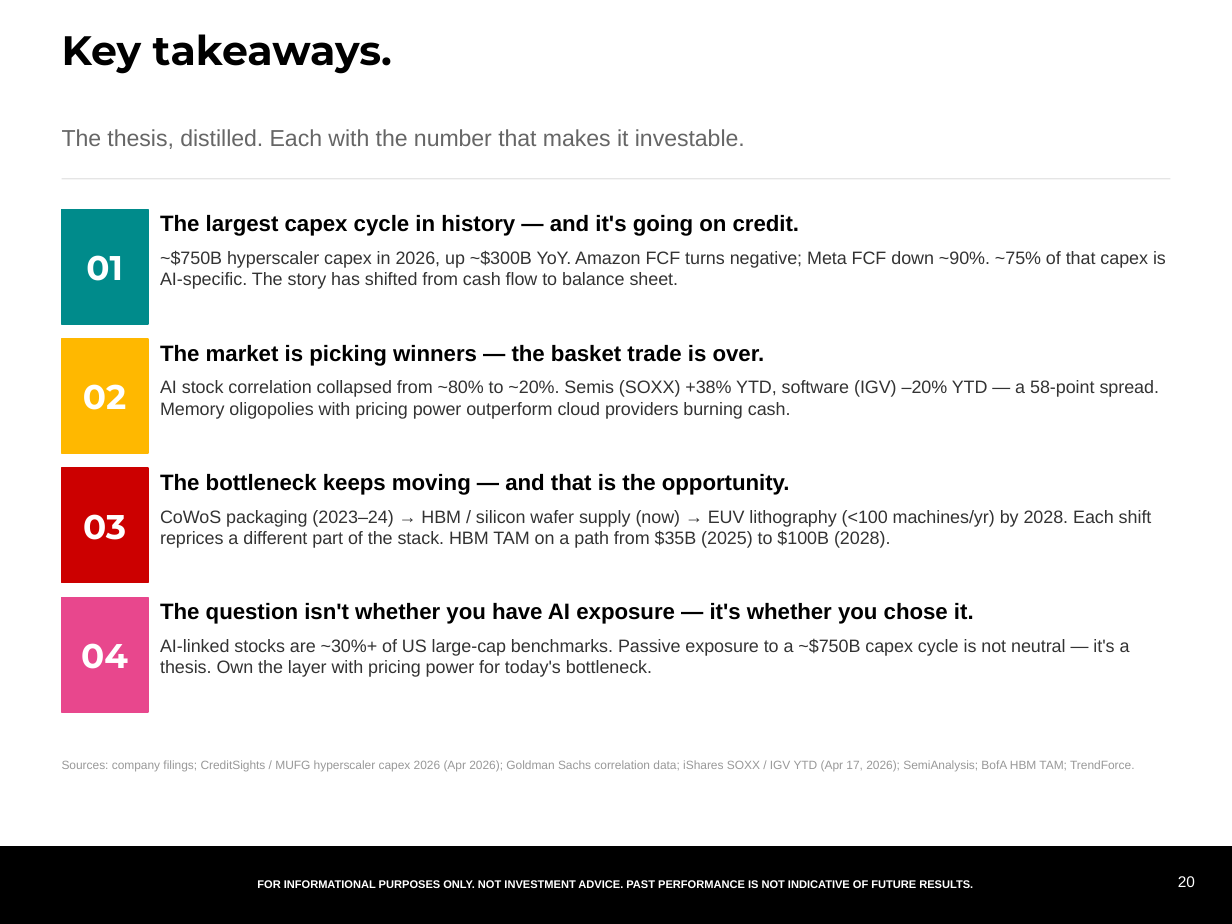
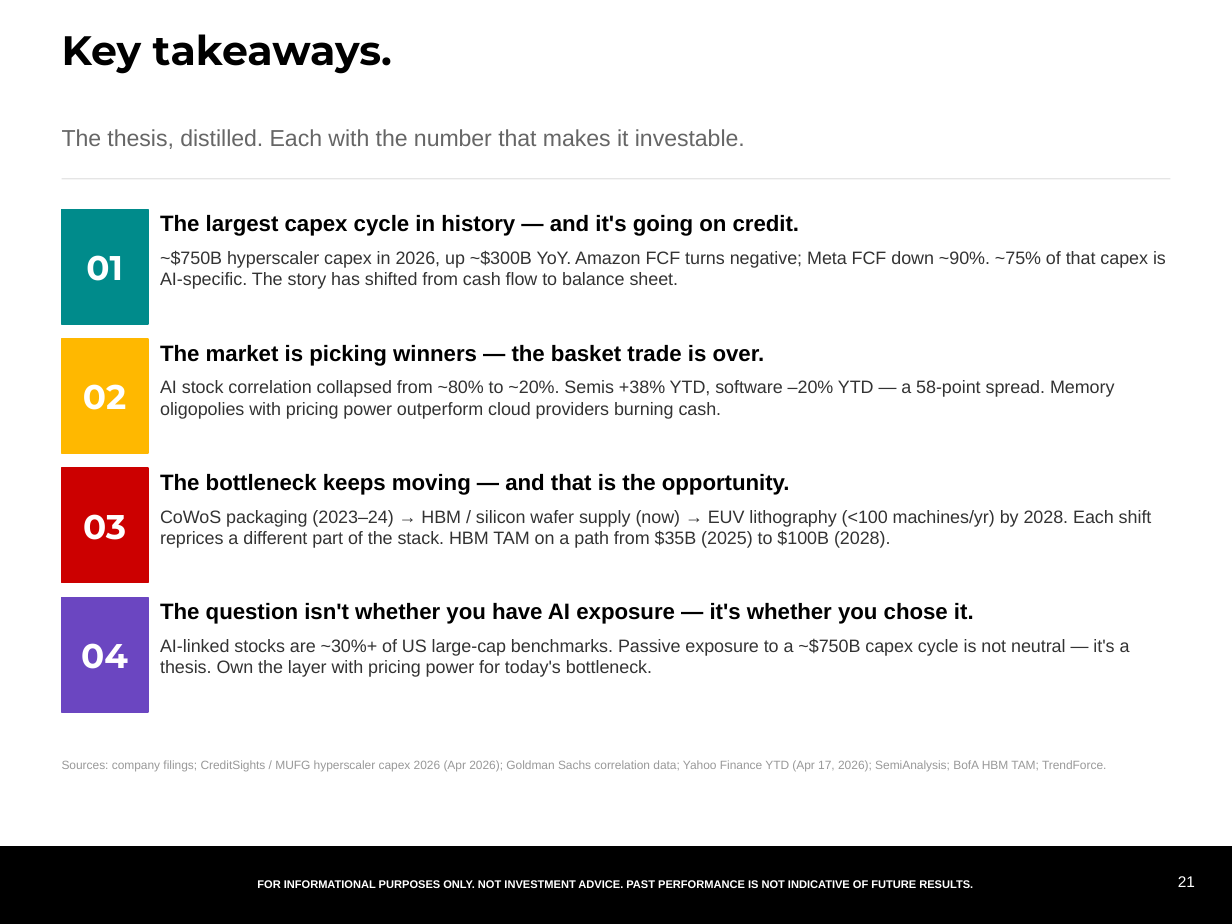
Before and after one commit to samuelcmcclellan-cell/ai-markets-deck, a slide deck: slide 21 of ai-markets-deck.pptx (slide 20 before the commit). Drawn at 1232x924 pixels with LibreOffice and Linux fonts; fonts in the diff are those of the drawing. Boxes give left, top, right and bottom in pixels: in the first picture for what was removed or moved away, otherwise in the second. Text is boxed around its words. In the diff, an @@ line names an element or a change of style, - is before the commit and + after.

```diff
--- a/ai-markets-deck.pptx
+++ b/ai-markets-deck.pptx
@@ text at (160,380,1114,419): text changed @@
-AI stock correlation collapsed from ~80% to ~20%. Semis (SOXX) +38% YTD, software (IGV) –20% YTD — a 58-point spread. Memory oligopolies with pricing power outperform cloud providers burning cash.
+AI stock correlation collapsed from ~80% to ~20%. Semis +38% YTD, software –20% YTD — a 58-point spread. Memory oligopolies with pricing power outperform cloud providers burning cash.
@@ rectangle at (62,598,148,712): fill #E8478D to #6B46C1; outline #E8478D 1 pt to #6B46C1 1 pt @@
@@ text at (62,760,1106,772): text changed @@
-Sources: company filings; CreditSights / MUFG hyperscaler capex 2026 (Apr 2026); Goldman Sachs correlation data; iShares SOXX / IGV YTD (Apr 17, 2026); SemiAnalysis; BofA HBM TAM; TrendForce.
+Sources: company filings; CreditSights / MUFG hyperscaler capex 2026 (Apr 2026); Goldman Sachs correlation data; Yahoo Finance YTD (Apr 17, 2026); SemiAnalysis; BofA HBM TAM; TrendForce.
@@ text at (1178,876,1195,887): text changed @@
-20
+21
```
Also in this commit, not shown: 16 other slides changed, 2 slides added, 1 slide removed, 22 other files.
